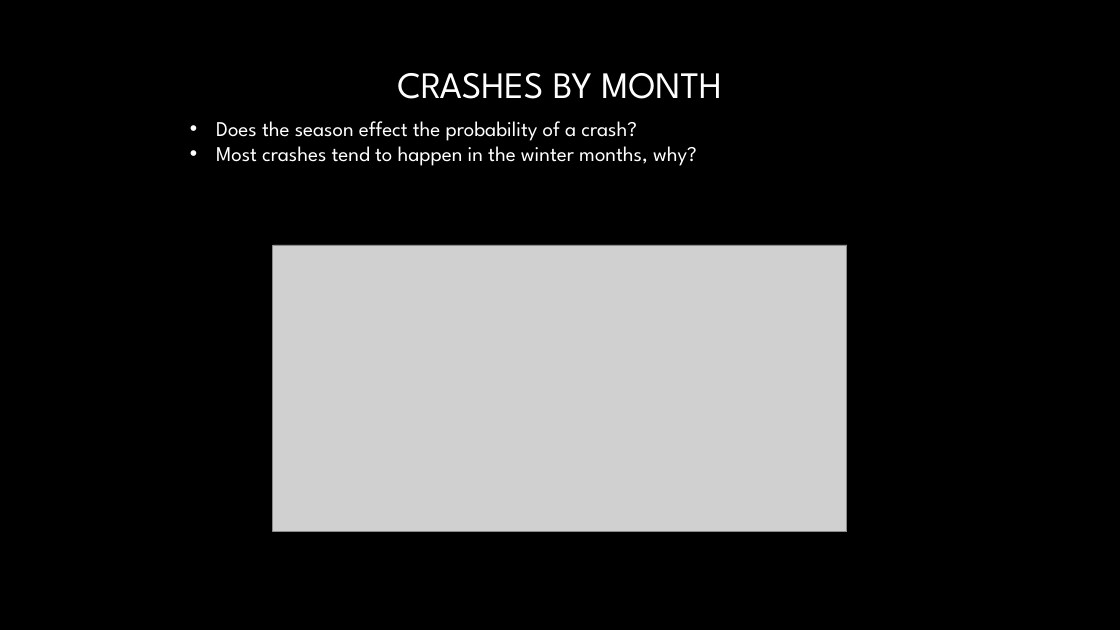
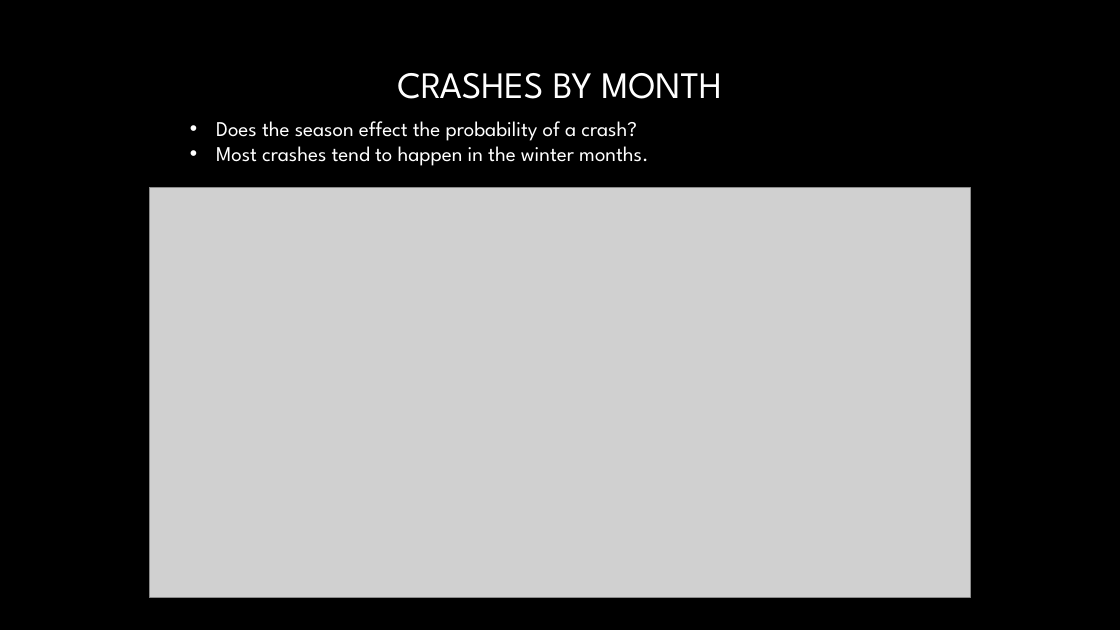
Before and after one commit to LauraJ3053/Project_01, a slide deck: slide 3 of Airplane_Crashes/Project 1 Presentation.pptx. Drawn at 1120x630 pixels with LibreOffice and Linux fonts; fonts in the diff are those of the drawing; grey boxes stand for pictures; background and template pictures are left out. Boxes give left, top, right and bottom in pixels: in the first picture for what was removed or moved away, otherwise in the second. Text is boxed around its words. In the diff, an @@ line names an element or a change of style, - is before the commit and + after.

```diff
--- a/Airplane_Crashes/Project 1 Presentation.pptx
+++ b/Airplane_Crashes/Project 1 Presentation.pptx
@@ text at <box>216,140,648,166</box>: text changed @@
-• Most crashes tend to happen in the winter months, why?
+• Most crashes tend to happen in the winter months.
@@ picture: place and size @@
-picture at <box>273,245,847,533</box>
+picture at <box>150,187,970,597</box>
```
Also in this commit, not shown: 5 other slides changed, 3 slides added, 8 other files.
